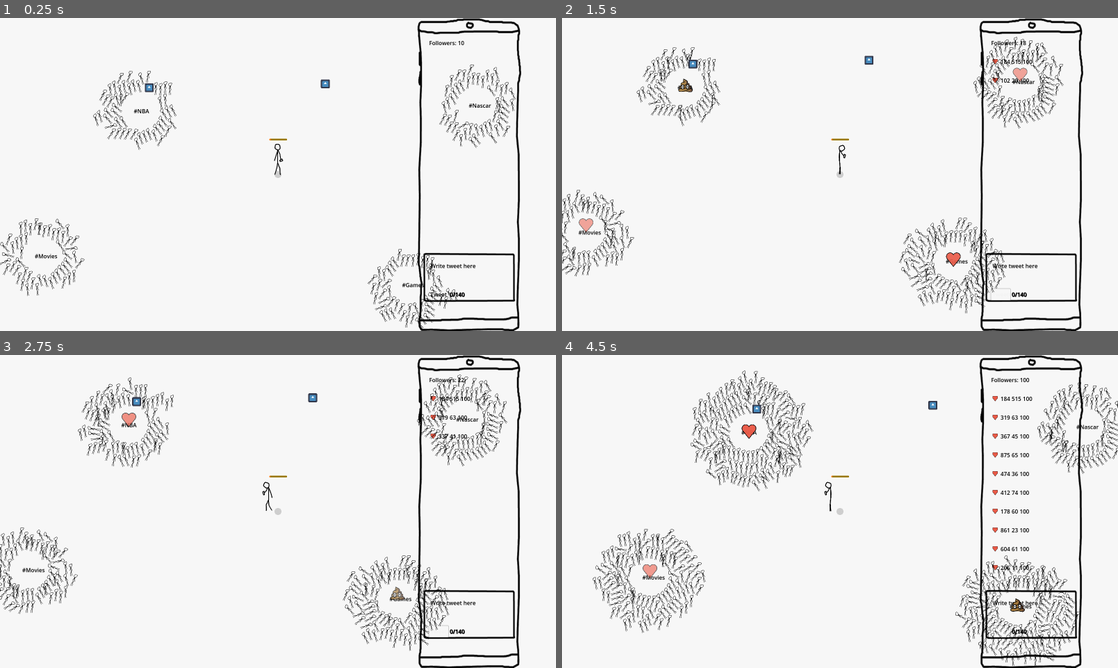
Above: before the commit, frames 1-4 (two rows, left to right).
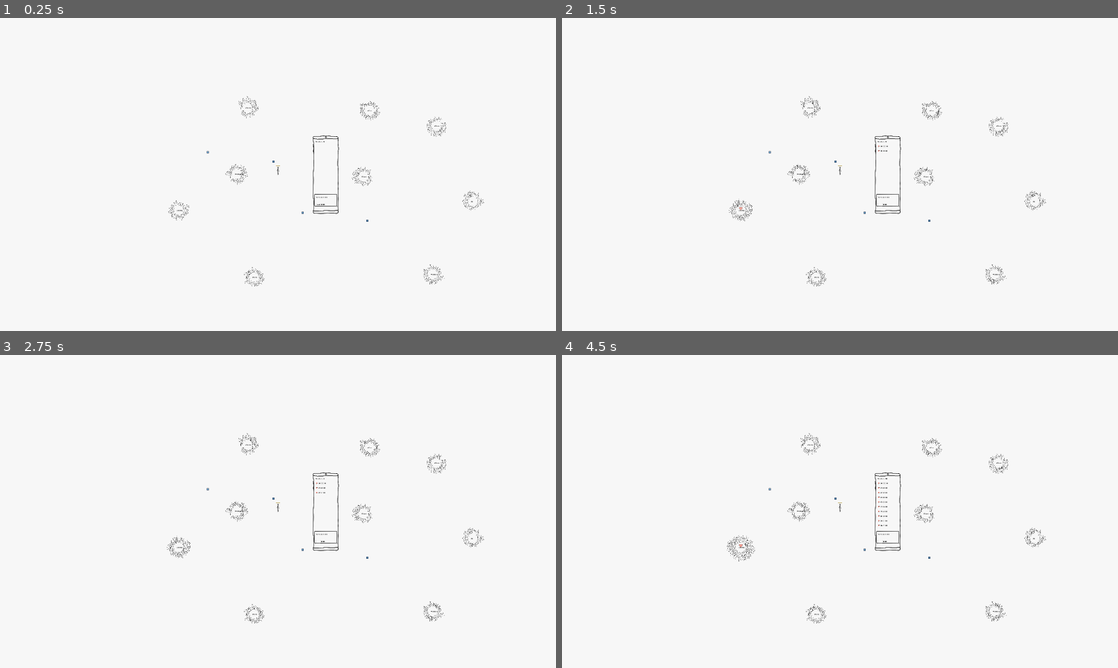
Above: after the commit, the same moments.

Repository: loiveli/FGJ2025
Game: Godot game, scene res://Root.tscn
Same seed, same stepped clock (60 frames per second), same inputs: the game is played once before the commit and once after it. The engine's default icon, where the game draws it, is replaced by a stand-in: a white triangle on a blue panel in a dark square.
Inputs:
- Up to frame 1 (0.25 s): no input
- Up to frame 2 (1.5 s): click "Tweet" at 0.5 s; click "Tweet" at 1.25 s
- Up to frame 3 (2.75 s): click "Tweet" at 2 s
- Up to frame 4 (4.5 s): tap Enter at 2.75, 2.85, 3.6, 4.35 s

The runs differ from the first frame. In frame 1, 5.7% of the frame differs, in the area x 0-94%, y 0-100%; in frame 2, 7.0%; in frame 3, 7.3%; in frame 4, 9.9%, in the area x 5-100%, y 0-100%.
Error after the commit: Invalid access to property or key 'Games' on a base object of type 'Dictionary'. (res://player.gd:75)

Commit message:
Power up test

Diff:
--- a/Root.tscn
+++ b/Root.tscn
@@ -1,5 +1,6 @@
-[gd_scene load_steps=16 format=3 uid="uid://bponl4tqx263q"]
+[gd_scene load_steps=17 format=3 uid="uid://bponl4tqx263q"]
 
+[ext_resource type="Script" path="res://root.gd" id="1_td513"]
 [ext_resource type="Script" path="res://tweet_feed.gd" id="2_5e6nj"]
 [ext_resource type="Script" path="res://player.gd" id="2_43n2e"]
 [ext_resource type="Texture2D" uid="uid://cut1wphvb7rgo" path="res://assets/phone_new.png" id="2_b5mc6"]
@@ -23,6 +24,7 @@
 events = [SubResource("InputEventKey_oxstc")]
 
 [node name="Node2D" type="Node2D"]
+script = ExtResource("1_td513")
 
 [node name="Player" type="CharacterBody2D" parent="." node_paths=PackedStringArray("followerLabel", "sanityBar", "tweetButton")]
 process_priority = 1
@@ -38,6 +40,7 @@
 polygon = PackedVector2Array(59.1, -64, -59, -64, -63.8, -59, -64, 61, -60.3, 64, 59.6, 64, 63.9, 59, 64, -61.1)
 
 [node name="Camera2D" type="Camera2D" parent="Player"]
+zoom = Vector2(0.25, 0.25)
 
 [node name="Sanitybar" parent="Player" instance=ExtResource("3_tgdsa")]
 position = Vector2(-25, -103)
@@ -136,36 +139,47 @@
 [node name="Animated" parent="Player" instance=ExtResource("7_l1adc")]
 position = Vector2(-14, -93)
 
+[node name="FinlandBubble" parent="." instance=ExtResource("4_1fda2")]
+position = Vector2(2280, 1398)
+bubble = "Finland"
+
+[node name="AIBubble" parent="." instance=ExtResource("4_1fda2")]
+position = Vector2(2743, 561)
+bubble = "AI"
+
+[node name="PoliticsBubble" parent="." instance=ExtResource("4_1fda2")]
+position = Vector2(149, -516)
+bubble = "Politics"
+
 [node name="SportsBubble" parent="." instance=ExtResource("4_1fda2")]
-position = Vector2(107, 67)
-bubble = "NBA"
+position = Vector2(1484, 276)
 
-[node name="RockBubble" parent="." instance=ExtResource("4_1fda2")]
-position = Vector2(1071, 51)
-bubble = "Nascar"
+[node name="CarsBubble" parent="." instance=ExtResource("4_1fda2")]
+position = Vector2(1554, -484)
+bubble = "Cars"
 
 [node name="MemeBubble" parent="." instance=ExtResource("4_1fda2")]
-position = Vector2(1490, 569)
-bubble = "Premier league"
+position = Vector2(2322, -308)
+bubble = "Memes"
+
+[node name="GamesBubble" parent="." instance=ExtResource("4_1fda2")]
+position = Vector2(27, 245)
+bubble = "Videogames"
+
+[node name="MusicBubble" parent="." instance=ExtResource("4_1fda2")]
+position = Vector2(226, 1432)
+bubble = "Music"
+
+[node name="MovieBubble" parent="." instance=ExtResource("4_1fda2")]
+position = Vector2(-642, 662)
+bubble = "Movies"
+
+[node name="MemeParent" type="Node2D" parent="."]
+script = ExtResource("12_rv543")
 
 [node name="API" parent="." instance=ExtResource("4_vjfwk")]
 position = Vector2(-35, 207)
 RETURN_HARDCODED_VALUE = true
-
-[node name="MemeBubble4" parent="." instance=ExtResource("4_1fda2")]
-position = Vector2(879, 567)
-bubble = "Games"
-
-[node name="MemeBubble2" parent="." instance=ExtResource("4_1fda2")]
-position = Vector2(349, 945)
-bubble = "Rock"
-
-[node name="MemeBubble3" parent="." instance=ExtResource("4_1fda2")]
-position = Vector2(-178, 484)
-bubble = "Movies"
-
-[node name="MemeParent" type="Node2D" parent="."]
-script = ExtResource("12_rv543")
 
 [connection signal="text_changed" from="Player/Phone/PhoneMargins/TwitterUI/NewTweet/TweetEdit" to="Player/Phone/PhoneMargins/TwitterUI/NewTweet/TweetEdit" method="_on_text_changed"]
 [connection signal="text_changed" from="Player/Phone/PhoneMargins/TwitterUI/NewTweet/TweetEdit" to="Player/Phone/PhoneMargins/TwitterUI/NewTweet/VBoxContainer/TweetCharacterLabel" method="_on_tweet_edit_text_changed"]
--- a/meme_parent.gd
+++ b/meme_parent.gd
@@ -1,10 +1 @@
 extends Node2D
-var meme = preload("res://sanity_up.tscn")
-
-
-func _ready():
-    var nodes = $"..".get_children().filter(func(child): return child is StaticBody2D).filter(func(node): return node.collisionType == "BUBBLE")
-    for node in nodes:
-        var meemi = meme.instantiate()
-        meemi.initializeNodes(nodes)
-        add_child(meemi)
--- /dev/null
+++ b/root.gd
@@ -0,0 +1,10 @@
+extends Node2D
+var meme = preload("res://sanity_up.tscn")
+
+
+func _ready():
+    var nodes = self.get_children().filter(func(child): return child is StaticBody2D).filter(func(node): return node.collisionType == "BUBBLE")
+    for node in range(len(nodes)/2):
+        var meemi = meme.instantiate()
+        meemi.initializeNodes(nodes)
+        add_child(meemi)
--- a/sanity_up.gd
+++ b/sanity_up.gd
@@ -13,7 +13,7 @@
     nodes.remove_at( nodes.find(node1))
     var node2 = nodes.pick_random()
 
-    position = (node1.position - node2.position) * randf_range(0.2,0.8)
+    position = ((node1.position) - node2.position) * randf_range(0.2,0.8)
 
 
 func initializeNodes(nodes):
